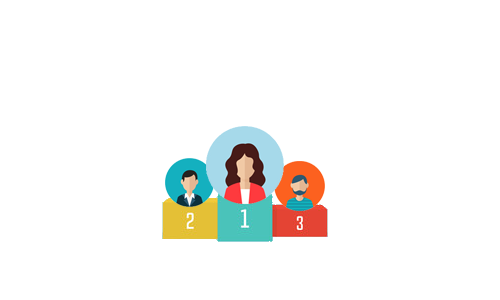
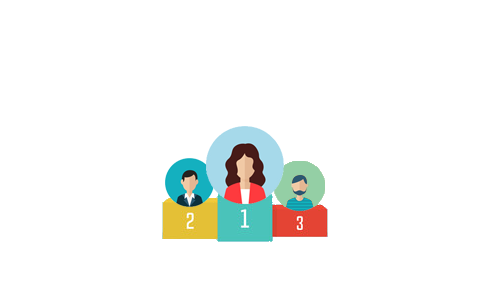
Layered file, before and after one edit (500×300). Changes by layer:
painted on "Layer 3" over [left=274, top=161, right=325, bottom=207]
